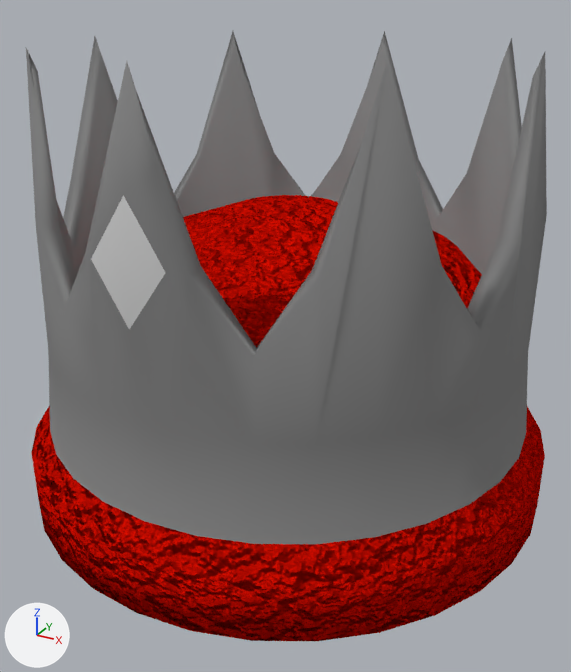
Two versions of the Blender file Assets/Blends/Hats/crown.blend, one commit apart.
Both versions are drawn from a 50 mm camera at (1.35, -2.48, 1.81) aimed at (0.04, -0.09, 0.61). Lighting does not change. The marker at lower left points along +X, +Y and +Z.
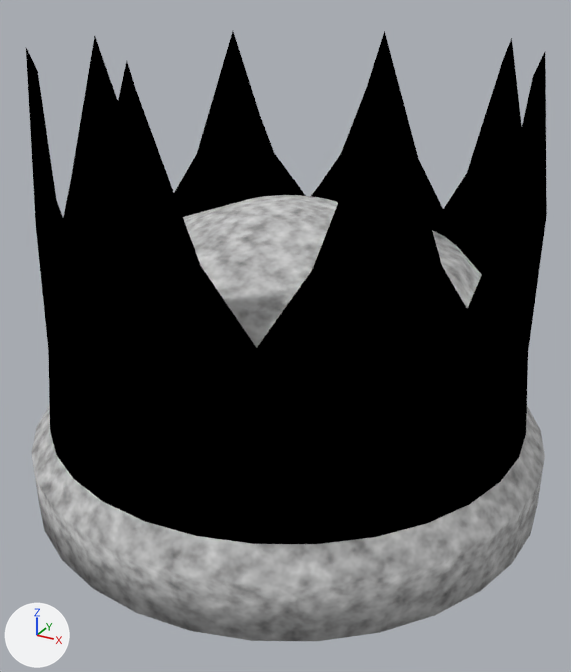
Boxes (x1, y1, x2, y2) around the edits, measured in the pictures (571 x 672 px):
'Circle', recoloured: (26, 31, 547, 641) in both

The change, as a list of edits to the scene's bpy script:
```text
Change mat_gold:
    where n0 = _N.new('ShaderNodeOutputMaterial'); n0.name = 'Material Output'
    remove n1 = _N.new('ShaderNodeRGB'); n1.name = 'RGB'
    remove n1.outputs[0].default_value = (0.227, 0.227, 0.227, 1.0)  # 'Color', grey #838383
    remove n2 = _N.new('ShaderNodeBsdfDiffuse'); n2.name = 'Diffuse BSDF.001'
    remove _L.new(n1.outputs[0], n2.inputs[0])  # 'Color' to 'Color'
    remove _L.new(n2.outputs[0], n0.inputs[0])  # 'BSDF' to 'Surface'
    add n3 = _N.new('ShaderNodeBsdfDiffuse'); n3.name = 'Diffuse BSDF.002'
    add n3.inputs[0].default_value = (0.0, 0.0, 0.0, 1.0)  # 'Color', black #000000
    add _L.new(n3.outputs[0], n0.inputs[0])  # 'BSDF' to 'Surface'
Change mat_gems:
    where n0 = _N.new('ShaderNodeOutputMaterial'); n0.name = 'Material Output'
    remove n1 = _N.new('ShaderNodeRGB'); n1.name = 'RGB'
    remove n1.outputs[0].default_value = (0.627, 0.627, 0.627, 1.0)  # 'Color', light grey #cfcfcf
    remove n2 = _N.new('ShaderNodeBsdfDiffuse'); n2.name = 'Diffuse BSDF.002'
    remove _L.new(n1.outputs[0], n2.inputs[0])  # 'Color' to 'Color'
    remove _L.new(n2.outputs[0], n0.inputs[0])  # 'BSDF' to 'Surface'
    add n3 = _N.new('ShaderNodeBsdfDiffuse'); n3.name = 'Diffuse BSDF.003'
    add n3.inputs[0].default_value = (0.0, 0.0, 0.0, 1.0)  # 'Color', black #000000
    add _L.new(n3.outputs[0], n0.inputs[0])  # 'BSDF' to 'Surface'
Change mat_red:
    remove n0 = _N.new('ShaderNodeBump'); n0.name = 'Bump'
    remove n0.inputs[1].default_value = 0.28  # 'Distance'
    remove n0.inputs[2].default_value = 1.0  # 'Filter Width'
    where n1 = _N.new('ShaderNodeTexNoise'); n1.name = 'Noise Texture'
    where n2 = _N.new('ShaderNodeOutputMaterial'); n2.name = 'Material Output'
    remove n3 = _N.new('ShaderNodeBsdfDiffuse'); n3.name = 'Diffuse BSDF'
    remove n3.inputs[0].default_value = (0.8, 0.00498, 0.0, 1.0)  # 'Color', red #e71000
    remove _L.new(n0.outputs[0], n3.inputs[2])  # 'Normal' to 'Normal'
    remove _L.new(n1.outputs[0], n0.inputs[3])  # 'Factor' to 'Height'
    remove _L.new(n3.outputs[0], n2.inputs[0])  # 'BSDF' to 'Surface'
    add n4 = _N.new('ShaderNodeBsdfDiffuse'); n4.name = 'Diffuse BSDF.001'
    add _L.new(n1.outputs[0], n4.inputs[0])  # 'Factor' to 'Color'
    add _L.new(n4.outputs[0], n2.inputs[0])  # 'BSDF' to 'Surface'
```
